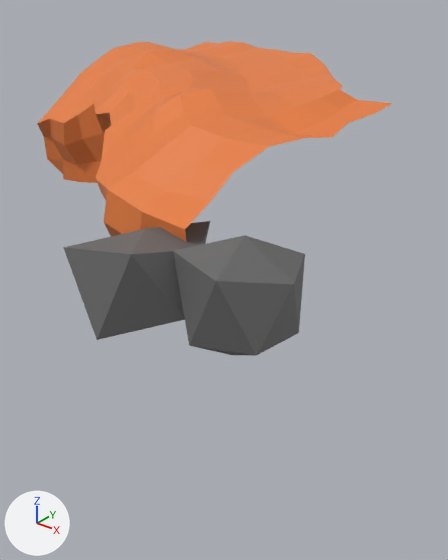
What one commit did to the FBX model Assets/Models/background1.fbx.
Before and after are seen from a 50 mm camera at (0.523, 0.022, 0.366) aimed at (0.001, 0.675, -0.039). Every picture has the same lights, and +X, +Y and +Z are marked at lower left. Where no turn or scale is listed for an object, it has been applied to the vertices.

Names of what the first picture shows: 'Rock.004', 'Rock.006', 'SandGround.002'.
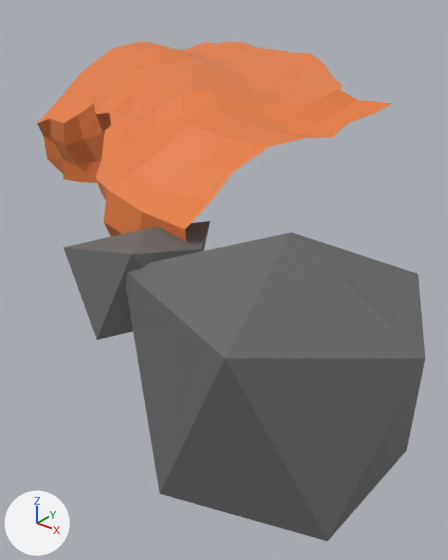
Pixel boxes [x1, y1, x2, y2] of what changed, in the pictures (448 x 560 px):
'Rock.006', moved, rescaled (126% wider, 154% taller): before [173, 235, 305, 356]; after [126, 232, 425, 541]

What the commit changed:
Object 'Rock.006' (ob_rock_006) moves from (0.174, 0.487, 0.064) to (0.231, 0.478, -0.004).
Object 'Rock.006' (ob_rock_006) is rescaled from (0.0759, 0.0759, 0.0759) to (0.171, 0.171, 0.171).
